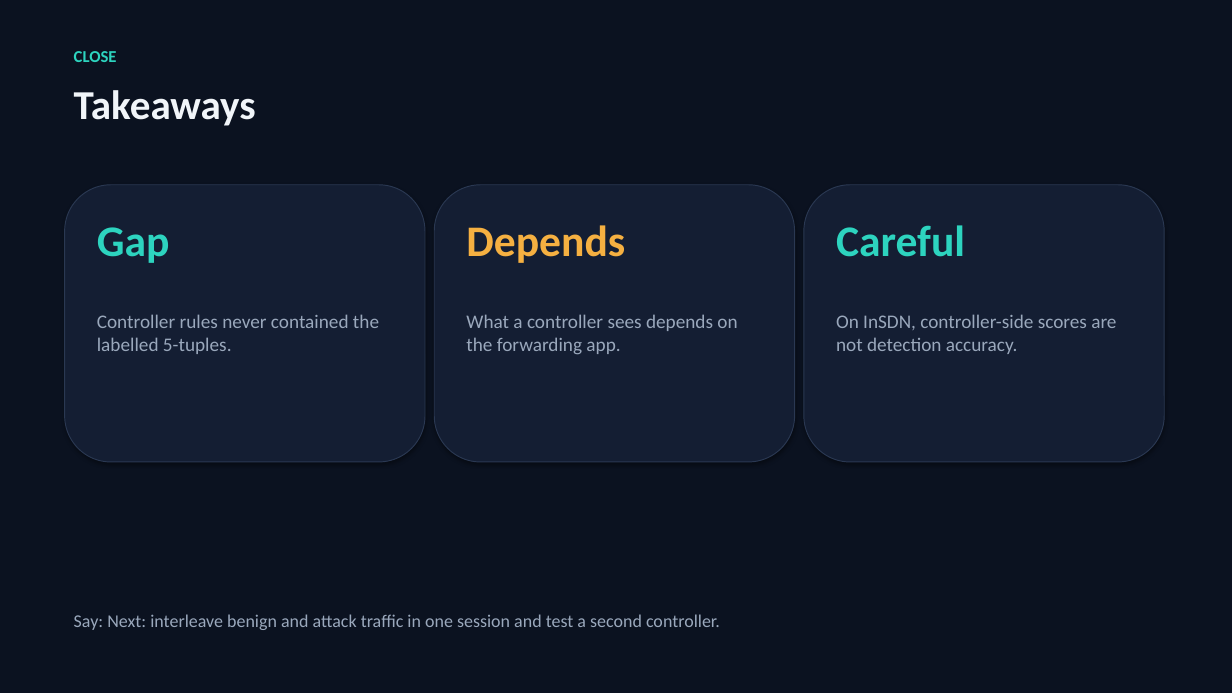
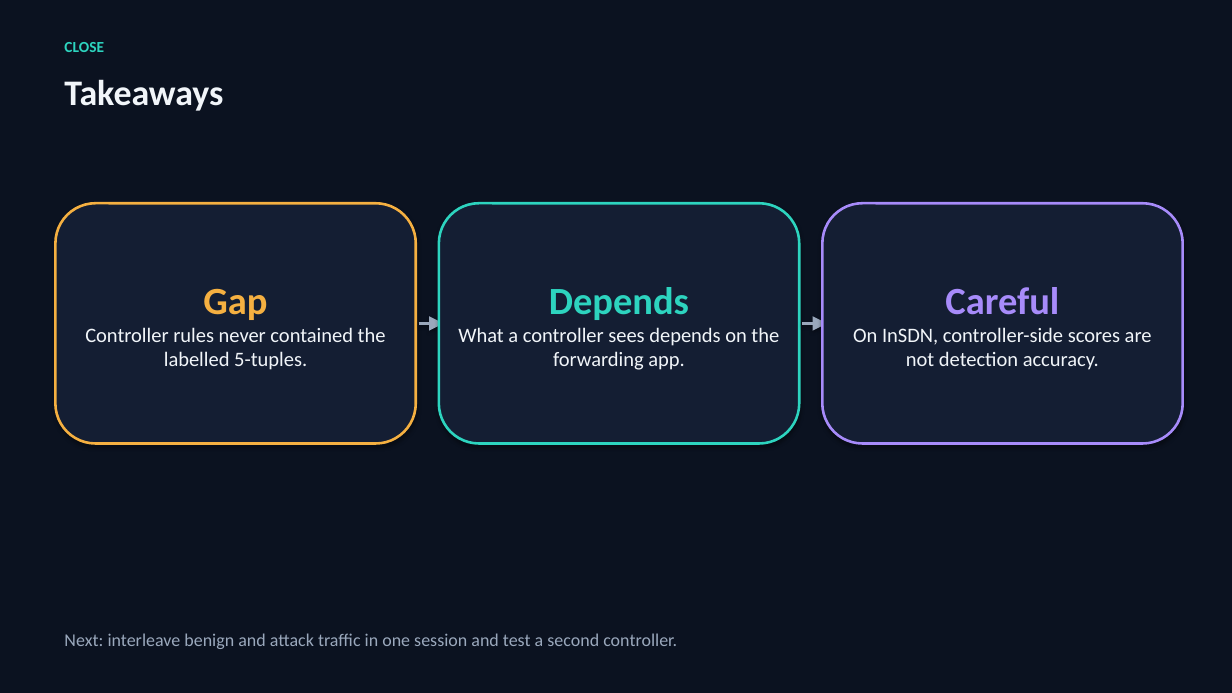
Before and after one commit to adhyan-jain/Proteus, a slide deck: slide 11 of research/insdn_controller/PRESENTATION.pptx. Drawn at 1232x693 pixels with LibreOffice and Linux fonts; fonts in the diff are those of the drawing. Boxes give left, top, right and bottom in pixels: in the first picture for what was removed or moved away, otherwise in the second. Text is boxed around its words. In the diff, an @@ line names an element or a change of style, - is before the commit and + after.

Commit message:
Deck: flowchart-style slides (boxes, arrows, decision diamond, branching)

```diff
--- a/research/insdn_controller/PRESENTATION.pptx
+++ b/research/insdn_controller/PRESENTATION.pptx
@@ text "CLOSE": place and size @@
-text "CLOSE" at bbox=[74, 51, 117, 62]
+text "CLOSE" at bbox=[64, 42, 104, 52]
@@ text "CLOSE" at bbox=[64, 42, 104, 52]: size 13 to 12 pt @@
@@ text "Takeaways": place and size @@
-text "Takeaways" at bbox=[74, 90, 256, 126]
+text "Takeaways" at bbox=[64, 79, 223, 111]
@@ text "Takeaways" at bbox=[64, 79, 223, 111]: size 32 to 28 pt @@
@@ rounded rectangle "Gap": place and size @@
-rounded rectangle "Gap" at bbox=[97, 314, 379, 354]
+rounded rectangle "Gap" at bbox=[55, 203, 416, 444]
@@ rounded rectangle "Gap" at bbox=[55, 203, 416, 444]: vertical alignment top to middle; fill none to #141E33; outline none to #F5B041 2 pt; shadow on @@
@@ rounded rectangle removed at bbox=[65, 185, 425, 462] @@
@@ rounded rectangle removed at bbox=[434, 185, 795, 462] @@
@@ rounded rectangle "Depends": place and size @@
-rounded rectangle "Depends" at bbox=[466, 314, 737, 354]
+rounded rectangle "Depends" at bbox=[439, 203, 799, 444]
@@ rounded rectangle "Depends" at bbox=[439, 203, 799, 444]: vertical alignment top to middle; fill none to #141E33; outline none to #2DD4BF 2 pt; shadow on @@
@@ rounded rectangle removed at bbox=[804, 185, 1165, 462] @@
@@ rounded rectangle "Careful": place and size @@
-rounded rectangle "Careful" at bbox=[836, 314, 1116, 354]
+rounded rectangle "Careful" at bbox=[823, 203, 1183, 444]
@@ rounded rectangle "Careful" at bbox=[823, 203, 1183, 444]: vertical alignment top to middle; fill none to #141E33; outline none to #A78BFA 2 pt; shadow on @@
@@ text removed at bbox=[97, 227, 170, 263] @@
-Gap
@@ text removed at bbox=[466, 225, 625, 263] @@
-Depends
@@ text removed at bbox=[836, 225, 965, 257] @@
-Careful
@@ text in rounded rectangle at bbox=[203, 288, 267, 320]: paragraph added @@
+Gap
@@ text in rounded rectangle at bbox=[549, 287, 689, 320]: paragraph added @@
+Depends
@@ text in rounded rectangle at bbox=[945, 287, 1059, 315]: paragraph added @@
+Careful
@@ text in rounded rectangle at bbox=[85, 327, 386, 370]: size 15 to 16 pt, text colour #9AA8BC to #F1F5F9; alignment left to centre @@
@@ arrow added from (419, 323) to (444, 323), #9AA8BC 2.25 pt @@
@@ text in rounded rectangle at bbox=[458, 327, 779, 370]: size 15 to 16 pt, text colour #9AA8BC to #F1F5F9 in "What a controller sees depends on the ..."; alignment left to centre @@
@@ arrow added from (802, 323) to (827, 323), #9AA8BC 2.25 pt @@
@@ text in rounded rectangle at bbox=[853, 327, 1152, 370]: size 15 to 16 pt, text colour #9AA8BC to #F1F5F9 in "On InSDN, controller-side scores are not detection ..."; alignment left to centre @@
@@ text at bbox=[64, 633, 677, 649]: text changed @@
-Say: Next: interleave benign and attack traffic in one session and test a second controller.
+Next: interleave benign and attack traffic in one session and test a second controller.
```
Also in this commit, not shown: 9 other slides changed, 1 slide added, 1 slide removed, 1 other file.
